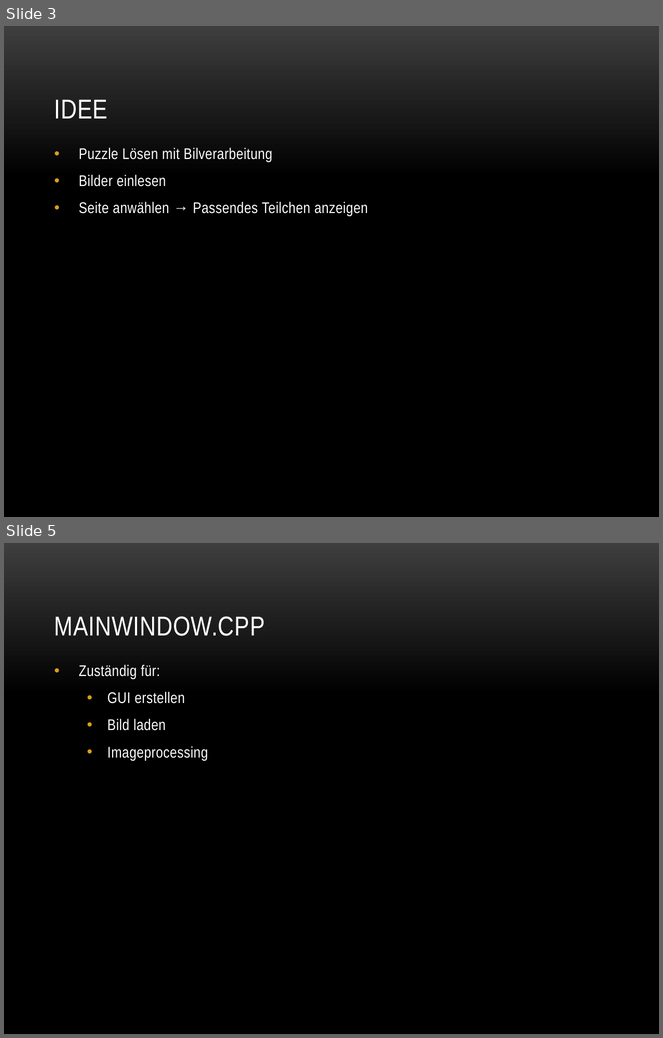
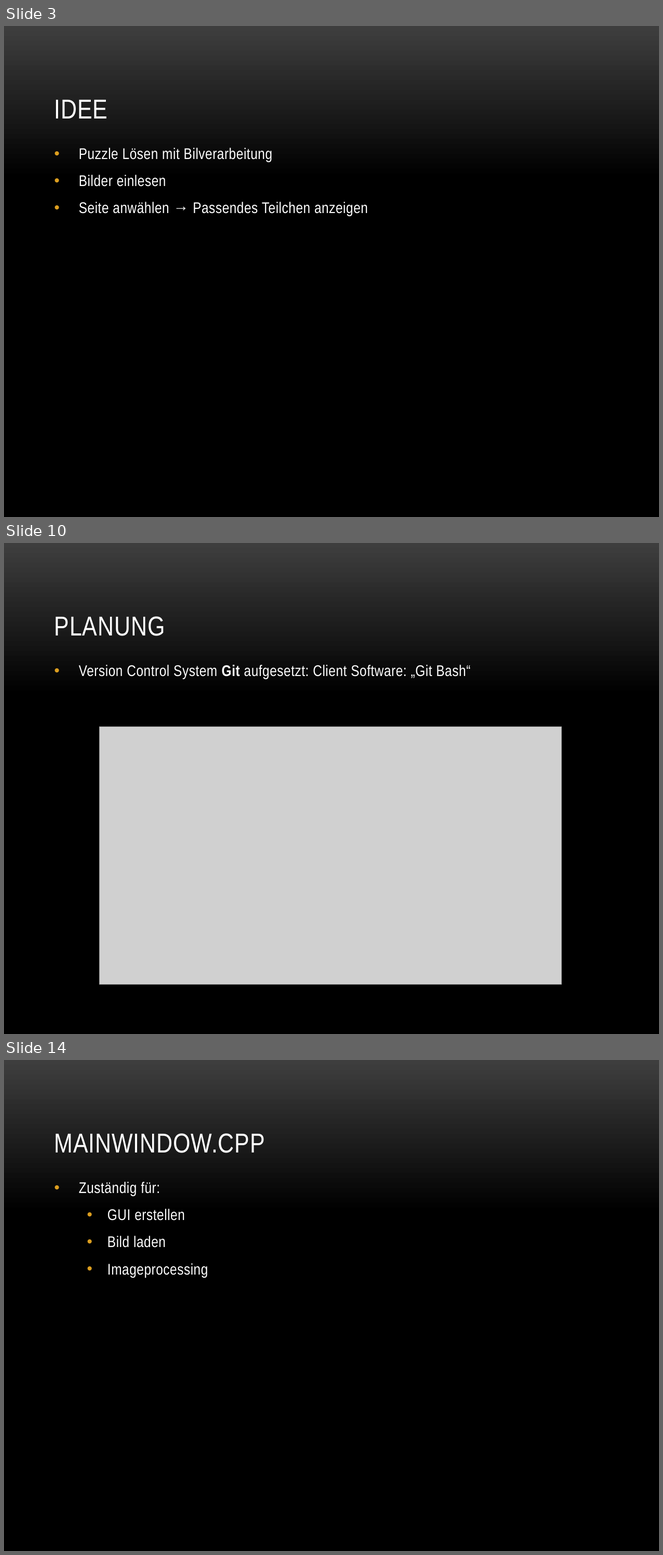
Before and after one commit to baertschi/Puzzle, a slide deck: Doku/Puzzle.pptx. Shown one above the other, each under a label of ours: slides 3 and 5 before the commit, slides 3, 10 and 14 after it; the slides between them are not shown. The pictures are 663x1038 and 663x1555 pixels, drawn with LibreOffice and Linux fonts; fonts in the diff are those of the drawing; grey boxes stand for pictures; background and template pictures are left out. Boxes give left, top, right and bottom in pixels: in the first picture for what was removed or moved away, otherwise in the second. Text is boxed around its words. In the diff, an @@ line names an element or a change of style, - is before the commit and + after.

Commit message:
added pictures to the ppt, modified Aufteilung.docx to the beginning

```diff
--- a/Doku/Puzzle.pptx
+++ b/Doku/Puzzle.pptx
@@ slide 10 added at [4, 543, 659, 1034], background picture (left out) @@
@@ title added at [54, 616, 165, 636], 30 pt, text #FFFFFF @@
+PLANUNG
@@ text added at [79, 665, 470, 679], 17 pt, text #FFFFFF @@
+• Version Control System Git aufgesetzt: Client Software: „Git Bash“
@@ picture added at [100, 727, 561, 984] @@
@@ what was slide 5 is now slide 14 @@
```
Also in this commit, not shown: 1 slide changed, 8 other slides added, 1 other file.
